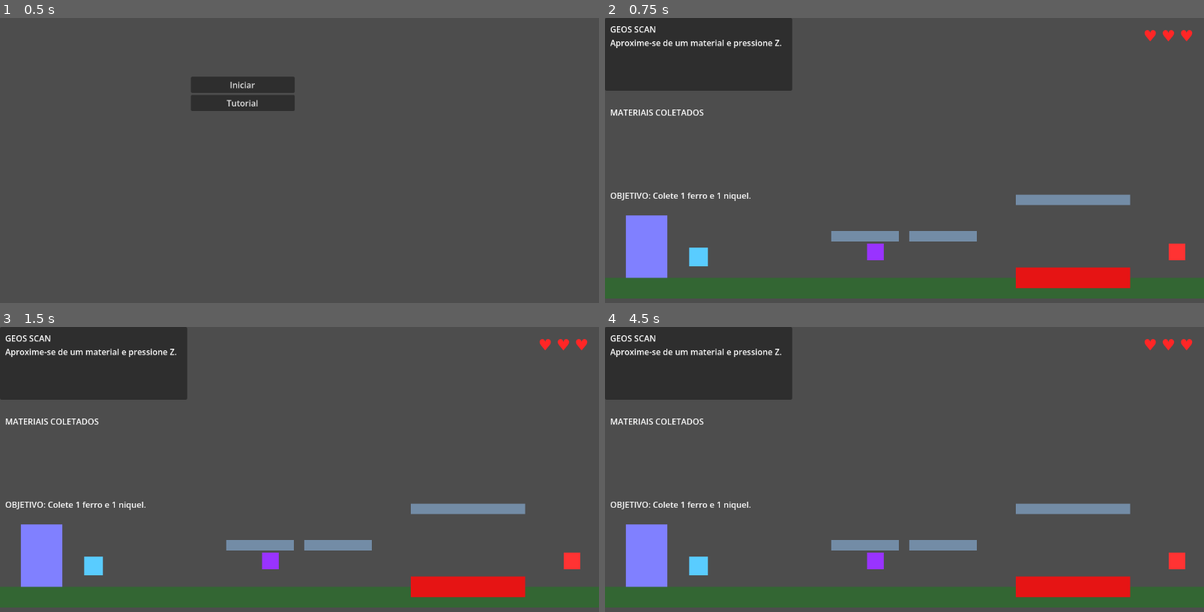
Above: before the commit, frames 1-4 (two rows, left to right).
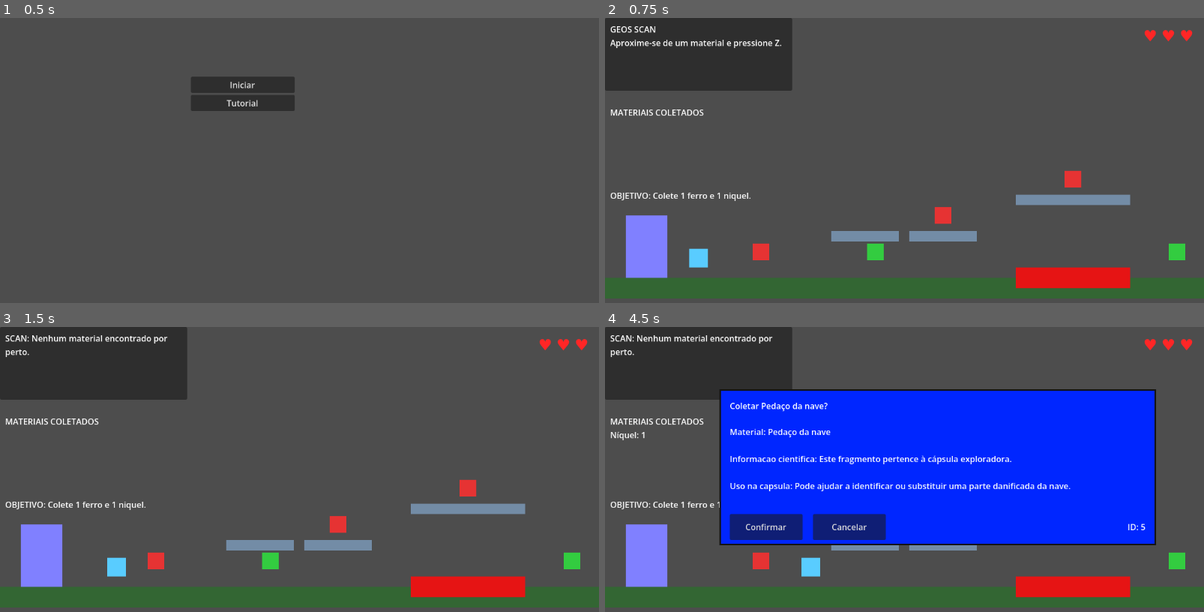
Above: after the commit, the same moments.

Repository: Solft2/Geos---Game-master
Game: Godot game, scene res://Scenes/Menu.tscn
Same seed, same stepped clock (60 frames per second), same inputs: the game is played once before the commit and once after it.
Inputs (mouse positions are in pixels of both pictures, inside the frame that each line leads up to):
- Up to frame 1 (0.5 s): no input
- Up to frame 2 (0.75 s): click "Iniciar" at 0.5 s
- Up to frame 3 (1.5 s): tap Z (interact) at 1.25, 1.35 s; hold Right (ui_right) from 1.28 s (still down)
- Up to frame 4 (4.5 s): tap Space (jump) at 1.52, 1.55, 1.82, 2.1, 2.27, 2.57, 3.05 s; tap Z (interact) at 2, 2.3, 2.75, 2.85, 4.25, 4.35 s; release Right (ui_right) at 2.78 s; hold Left (ui_left) 2.78-3.5 s; click (766, 526) at 3.5 s, where only the run after the commit has a clickable "Confirmar"; hold Right (ui_right) from 4.28 s (still down)

Frame 1 is identical in both runs. In frame 2, 0.9% of the frame differs, in the area x 14-97%, y 53-88%; in frame 3, 2.0%; in frame 4, 42%, in the area x 0-97%, y 2-88%.
Error before the commit: Parse Error: Unexpected "-" in class body. (res://scripts/main.gd:141)

Commit message:
box color and box id

Diff:
--- a/Scenes/Main.tscn
+++ b/Scenes/Main.tscn
@@ -32,6 +32,8 @@
 position = Vector2(1100, 450)
 script = ExtResource("3")
 item_name = "Ferro"
+material_id = 1
+info_box_color = Color(1, 0, 0, 1)
 scientific_info = "O ferro é um metal abundante e muito importante na estrutura da cápsula."
 repair_info = "Útil para reforçar a estrutura e os circuitos da cápsula."
 
@@ -43,12 +45,14 @@
 offset_top = -16.0
 offset_right = 16.0
 offset_bottom = 16.0
-color = Color(1, 0.2, 0.2, 1)
+color = Color(0.2, 0.8, 0.25, 1)
 
 [node name="NichelItem" type="Area2D" parent="."]
 position = Vector2(520, 450)
 script = ExtResource("3")
 item_name = "Níquel"
+material_id = 2
+info_box_color = Color(0, 0.15, 1, 1)
 scientific_info = "O níquel ajuda em resistência e endurecimento de materiais metálicos."
 repair_info = "Útil para reforçar ligas e conexões do sistema de reparo."
 
@@ -60,7 +64,70 @@
 offset_top = -16.0
 offset_right = 16.0
 offset_bottom = 16.0
-color = Color(0.6, 0.2, 1, 1)
+color = Color(0.2, 0.8, 0.25, 1)
+
+[node name="AcoItem" type="Area2D" parent="."]
+position = Vector2(650, 380)
+script = ExtResource("3")
+item_name = "Aço"
+material_id = 3
+info_box_color = Color(1, 0, 0, 1)
+useful_for_repair = true
+makes_sense_in_core = true
+scientific_info = "O aço é uma liga metálica formada principalmente por ferro e carbono."
+repair_info = "Pode ser usado para reforçar estruturas da cápsula."
+
+[node name="CollisionShape2D" type="CollisionShape2D" parent="AcoItem"]
+shape = SubResource("CircleShape2D_Item")
+
+[node name="Body" type="ColorRect" parent="AcoItem"]
+offset_left = -16.0
+offset_top = -16.0
+offset_right = 16.0
+offset_bottom = 16.0
+color = Color(0.9, 0.2, 0.2, 1)
+
+[node name="VidroItem" type="Area2D" parent="."]
+position = Vector2(900, 310)
+script = ExtResource("3")
+item_name = "Vidro"
+material_id = 4
+info_box_color = Color(1, 0, 0, 1)
+useful_for_repair = false
+makes_sense_in_core = false
+scientific_info = "O vidro é feito principalmente de sílica e pode ser transparente."
+repair_info = "Não é necessário para o reparo da cápsula."
+
+[node name="CollisionShape2D" type="CollisionShape2D" parent="VidroItem"]
+shape = SubResource("CircleShape2D_Item")
+
+[node name="Body" type="ColorRect" parent="VidroItem"]
+offset_left = -16.0
+offset_top = -16.0
+offset_right = 16.0
+offset_bottom = 16.0
+color = Color(0.9, 0.2, 0.2, 1)
+
+[node name="NaveItem" type="Area2D" parent="."]
+position = Vector2(300, 450)
+script = ExtResource("3")
+item_name = "Pedaço da nave"
+material_id = 5
+info_box_color = Color(0, 0.15, 1, 1)
+useful_for_repair = true
+makes_sense_in_core = false
+scientific_info = "Este fragmento pertence à cápsula exploradora."
+repair_info = "Pode ajudar a identificar ou substituir uma parte danificada da nave."
+
+[node name="CollisionShape2D" type="CollisionShape2D" parent="NaveItem"]
+shape = SubResource("CircleShape2D_Item")
+
+[node name="Body" type="ColorRect" parent="NaveItem"]
+offset_left = -16.0
+offset_top = -16.0
+offset_right = 16.0
+offset_bottom = 16.0
+color = Color(0.9, 0.2, 0.2, 1)
 
 [node name="HUD" type="CanvasLayer" parent="."]
 
@@ -111,7 +178,7 @@
 
 [node name="PickupDialog" type="Panel" parent="HUD"]
 visible = false
-modulate = Color(1, 1, 1, 0.9)
+modulate = Color(1, 1, 1, 1)
 offset_left = 220.0
 offset_top = 120.0
 offset_right = 1060.0
@@ -130,25 +197,35 @@
 offset_left = 20.0
 offset_top = 70.0
 offset_right = 820.0
-offset_bottom = 250.0
+offset_bottom = 225.0
 text = "Informacoes do material apareceram aqui."
 autowrap_mode = 3
 
 [node name="ConfirmButton" type="Button" parent="HUD/PickupDialog"]
 layout_mode = 0
-offset_left = 500.0
-offset_top = 260.0
-offset_right = 640.0
-offset_bottom = 310.0
+offset_left = 20.0
+offset_top = 240.0
+offset_right = 160.0
+offset_bottom = 290.0
 text = "Confirmar"
 
 [node name="CancelButton" type="Button" parent="HUD/PickupDialog"]
 layout_mode = 0
-offset_left = 660.0
-offset_top = 260.0
-offset_right = 800.0
-offset_bottom = 310.0
+offset_left = 180.0
+offset_top = 240.0
+offset_right = 320.0
+offset_bottom = 290.0
 text = "Cancelar"
+
+[node name="MaterialIdLabel" type="Label" parent="HUD/PickupDialog"]
+layout_mode = 0
+offset_left = 740.0
+offset_top = 245.0
+offset_right = 820.0
+offset_bottom = 285.0
+text = "ID: 1"
+horizontal_alignment = 2
+vertical_alignment = 1
 
 [node name="Exit" type="Area2D" parent="."]
 position = Vector2(80, 440)
--- a/scripts/main.gd
+++ b/scripts/main.gd
@@ -5,197 +5,142 @@
 
 var collected_items: Dictionary = {}
 var required_items: Dictionary = {
-    "Ferro": 1,
-    "Níquel": 1
+	"Ferro": 1,
+	"Níquel": 1
 }
 var pending_pickup: Area2D = null
 
 
 func _ready() -> void:
-    $Player.scan_message.connect(_on_scan_message)
-    $Player.material_collected.connect(_on_material_collected)
-    $Player.lives_changed.connect(_on_player_lives_changed)
+	$Player.scan_message.connect(_on_scan_message)
+	$Player.material_collected.connect(_on_material_collected)
+	$Player.lives_changed.connect(_on_player_lives_changed)
 
-    $Exit.body_entered.connect(_on_exit_body_entered)
-    $Hazard.body_entered.connect(_on_hazard_body_entered)
-    $HUD/PickupDialog/ConfirmButton.pressed.connect(_on_pickup_confirmed)
-    $HUD/PickupDialog/CancelButton.pressed.connect(_on_pickup_canceled)
+	$Exit.body_entered.connect(_on_exit_body_entered)
+	$Hazard.body_entered.connect(_on_hazard_body_entered)
+	$HUD/PickupDialog/ConfirmButton.pressed.connect(_on_pickup_confirmed)
+	$HUD/PickupDialog/CancelButton.pressed.connect(_on_pickup_canceled)
 
-    _on_player_lives_changed($Player.lives)
-    $HUD/ScanPanel/ScanLabel.text = (
-        "GEOS SCAN\nAproxime-se de um material e pressione E."
-    )
+	_on_player_lives_changed($Player.lives)
+	$HUD/ScanPanel/ScanLabel.text = (
+		"GEOS SCAN\nAproxime-se de um material e pressione Z."
+	)
 
-    hide_pickup_dialog()
-    update_inventory()
+	hide_pickup_dialog()
+	update_inventory()
 
 
 func _on_scan_message(message: String) -> void:
-    $HUD/ScanPanel/ScanLabel.text = message
+	$HUD/ScanPanel/ScanLabel.text = message
 
 
 func _on_player_lives_changed(lives: int) -> void:
-    var hearts := ""
+	var hearts := ""
 
-    for index in range(MAX_LIVES):
-        hearts += "♥ " if index < lives else "♡ "
+	for index in range(MAX_LIVES):
+		hearts += "♥ " if index < lives else "♡ "
 
-    $HUD/HeartsLabel.text = hearts.strip_edges()
+	$HUD/HeartsLabel.text = hearts.strip_edges()
 
 
 func _on_hazard_body_entered(body: Node2D) -> void:
-    if body == $Player:
-        $Player.take_damage()
+	if body == $Player:
+		$Player.take_damage()
 
 
 func _on_material_collected(item_name: String) -> void:
-    collected_items[item_name] = (
-        collected_items.get(item_name, 0) + 1
-    )
+	collected_items[item_name] = (
+		collected_items.get(item_name, 0) + 1
+	)
 
-    update_inventory()
+	update_inventory()
 
 
 func show_pickup_dialog(item: Area2D) -> void:
-    pending_pickup = item
-    $HUD/PickupDialog.visible = true
-    $HUD/PickupDialog/TitleLabel.text = "Coletar " + item.item_name + "?"
-    $HUD/PickupDialog/DetailsLabel.text = (
-        "Material: " + item.item_name + "\n\n"
-        + "Informacao cientifica: " + item.scientific_info + "\n\n"
-        + "Uso na capsula: " + item.repair_info
-    )
-    $HUD/ScanPanel/ScanLabel.text = (
+	pending_pickup = item
+	var dialog_style := StyleBoxFlat.new()
+	dialog_style.bg_color = item.info_box_color
+	dialog_style.border_color = Color(0.08, 0.08, 0.08, 1)
+	dialog_style.set_border_width_all(3)
+	$HUD/PickupDialog.add_theme_stylebox_override("panel", dialog_style)
+	$HUD/PickupDialog.visible = true
+	$HUD/PickupDialog/TitleLabel.text = "Coletar " + item.item_name + "?"
+	$HUD/PickupDialog/MaterialIdLabel.text = "ID: " + str(item.material_id)
+	$HUD/PickupDialog/DetailsLabel.text = (
+		"Material: " + item.item_name + "\n\n"
+		+ "Informacao cientifica: " + item.scientific_info + "\n\n"
+		+ "Uso na capsula: " + item.repair_info
+	)
+	$HUD/ScanPanel/ScanLabel.text = (
         "GEOS: Material identificado. Confirme a coleta."
-    )
+	)
 
 
 func hide_pickup_dialog() -> void:
-    pending_pickup = null
-    $HUD/PickupDialog.visible = false
+	pending_pickup = null
+	$HUD/PickupDialog.visible = false
 
 
 func _on_pickup_confirmed() -> void:
-    if pending_pickup != null:
-        pending_pickup.confirm_pickup($Player)
-        hide_pickup_dialog()
+	if pending_pickup != null:
+		pending_pickup.confirm_pickup($Player)
+		hide_pickup_dialog()
 
 
 func _on_pickup_canceled() -> void:
-    $HUD/ScanPanel/ScanLabel.text = (
+	$HUD/ScanPanel/ScanLabel.text = (
         "Coleta cancelada. Continue explorando."
-    )
-    hide_pickup_dialog()
+	)
+	hide_pickup_dialog()
 
 
 func update_inventory() -> void:
-    var inventory_text := "MATERIAIS COLETADOS\n"
+	var inventory_text := "MATERIAIS COLETADOS\n"
 
-    for item_name in collected_items:
-        inventory_text += (
-            item_name + ": "
-            + str(collected_items[item_name]) + "\n"
-        )
+	for item_name in collected_items:
+		inventory_text += (
+			item_name + ": "
+			+ str(collected_items[item_name]) + "\n"
+		)
 
-    $HUD/InventoryLabel.text = inventory_text
+	$HUD/InventoryLabel.text = inventory_text
 
-    var objective_complete := true
+	var objective_complete := true
 
-    for item_name in required_items:
-        if collected_items.get(item_name, 0) < required_items[item_name]:
-            objective_complete = false
+	for item_name in required_items:
+		if collected_items.get(item_name, 0) < required_items[item_name]:
+			objective_complete = false
 
-    if objective_complete:
-        $HUD/ObjectiveLabel.text = (
-            "OBJETIVO: Ferro e niquel coletados! "
-            + "Encontre a saida."
-        )
-    else:
-        $HUD/ObjectiveLabel.text = (
-            "OBJETIVO: Colete 1 ferro e 1 niquel."
-        )
+	if objective_complete:
+		$HUD/ObjectiveLabel.text = (
+			"OBJETIVO: Ferro e niquel coletados! "
+			+ "Encontre a saida."
+		)
+	else:
+		$HUD/ObjectiveLabel.text = (
+			"OBJETIVO: Colete 1 ferro e 1 niquel."
+		)
 
 
 func _on_exit_body_entered(body: Node2D) -> void:
-    if body != $Player:
-        return
+	if body != $Player:
+		return
 
-    var objective_complete := true
+	var objective_complete := true
 
-    for item_name in required_items:
-        if collected_items.get(item_name, 0) < required_items[item_name]:
-            objective_complete = false
+	for item_name in required_items:
+		if collected_items.get(item_name, 0) < required_items[item_name]:
+			objective_complete = false
 
-    if objective_complete:
-        $HUD/ObjectiveLabel.text = (
-            "FASE CONCLUIDA! Capsula pronta para o reparo."
-        )
-        $HUD/ScanPanel/ScanLabel.text = (
-            "GEOS: Amostras registradas. "
-            + "Prepare-se para explorar o manto!"
-        )
-    else:
-        $HUD/ScanPanel/ScanLabel.text = (
-            "Ainda faltam materiais para completar a missao."
-        )
-----------------------+++++++++++++++++============================
-
-extends Node2D
-
-var collected_items: Dictionary = {}
-
-func _ready() -> void:
-
-    $Player.red_box_opened.connect(_on_red_box_opened)
-    $Player.blue_box_opened.connect(_on_blue_box_opened)
-    $Player.material_collected.connect(_on_material_collected)
-
-    # Esconde as caixas no início
-    $HUD/RedPanel.hide()
-    $HUD/BluePanel.hide()
-
-    $HUD/ObjectiveLabel.text = "OBJETIVO: Investigue as amostras!"
-
-    update_inventory()
-
-
-func _on_red_box_opened(message: String) -> void:
-
-    if message.is_empty():
-        $HUD/RedPanel.hide()
-        return
-
-    $HUD/RedPanel.show()
-    $HUD/RedLabel.text = message
-
-
-func _on_blue_box_opened(message: String) -> void:
-
-    if message.is_empty():
-        $HUD/BluePanel.hide()
-        return
-
-    $HUD/BluePanel.show()
-    $HUD/BlueLabel.text = message
-
-
-func _on_material_collected(item_name: String) -> void:
-
-    collected_items[item_name] = (
-        collected_items.get(item_name, 0) + 1
-    )
-
-    update_inventory()
-
-
-func update_inventory() -> void:
-
-    var inventory_text = "AMOSTRAS COLETADAS\n"
-
-    for item_name in collected_items:
-        inventory_text += (
-            item_name + ": " +
-            str(collected_items[item_name]) + "\n"
-        )
-
-    $HUD/InventoryLabel.text = inventory_text
+	if objective_complete:
+		$HUD/ObjectiveLabel.text = (
+			"FASE CONCLUIDA! Capsula pronta para o reparo."
+		)
+		$HUD/ScanPanel/ScanLabel.text = (
+			"GEOS: Amostras registradas. "
+			+ "Prepare-se para explorar o manto!"
+		)
+	else:
+		$HUD/ScanPanel/ScanLabel.text = (
+			"Ainda faltam materiais para completar a missao."
+		)
--- a/scripts/material.gd
+++ b/scripts/material.gd
@@ -2,8 +2,10 @@
 extends Area2D
 
 @export var item_name: String = "Ferro"
+@export var material_id: int = 0
 @export var useful_for_repair: bool = true
 @export var makes_sense_in_core: bool = true
+@export var info_box_color: Color = Color(1, 0.2, 0.2, 1)
 @export_multiline var scientific_info: String = ""
 @export_multiline var repair_info: String = ""
 
@@ -41,43 +43,6 @@
         + "Presenca no nucleo: " + location_text + "\n"
         + "Informacao cientifica: " + scientific_info
     )
--------------------------------------- +++++++ -------------------------------------
-
-extends Area2D
-
-@export var item_name: String = "Ferro"
-
-@export_multiline var red_info: String = """
-AMOSTRA ENCONTRADA!
-
-Foi identificado um material metálico.
-Ele pode estar relacionado à composição
-do núcleo terrestre.
-
-Faça a análise inicial!
-"""
-
-@export_multiline var blue_info: String = """
-ANÁLISE AVANÇADA!
-
-O material apresenta propriedades
-magnéticas e pode participar da
-produção de ligas metálicas.
-
-Consulte o manual para descobrir
-qual é o material!
-"""
-
-func _ready() -> void:
-    add_to_group("materials")
-
-
-func interact(player: Node) -> void:
-    player.start_investigation(self)
-
-
-func collect() -> void:
-    queue_free()
     player.scan_message.emit(report)
     player.add_material(item_name)
     queue_free()
--- a/scripts/player.gd
+++ b/scripts/player.gd
@@ -18,238 +18,83 @@
 
 
 func _ready() -> void:
-    var interaction_area = $InteractionArea
-    interaction_area.area_entered.connect(_on_area_entered)
-    interaction_area.area_exited.connect(_on_area_exited)
+	var interaction_area = $InteractionArea
+	interaction_area.area_entered.connect(_on_area_entered)
+	interaction_area.area_exited.connect(_on_area_exited)
 
 
 func _physics_process(delta: float) -> void:
-    damage_cooldown = maxf(damage_cooldown - delta, 0.0)
+	damage_cooldown = maxf(damage_cooldown - delta, 0.0)
 
-    # Aplica a gravidade quando o personagem está no ar.
-    if not is_on_floor():
-        velocity.y += gravity * delta
+	# Aplica a gravidade quando o personagem está no ar.
+	if not is_on_floor():
+		velocity.y += gravity * delta
 
-    # Movimentação horizontal.
-    var direction := Input.get_axis("ui_left", "ui_right")
-    velocity.x = direction * speed
+	# Movimentação horizontal.
+	var direction := Input.get_axis("ui_left", "ui_right")
+	velocity.x = direction * speed
 
-    # Pulo.
-    if Input.is_action_just_pressed("jump") and is_on_floor():
-        velocity.y = jump_velocity
+	# Pulo.
+	if Input.is_action_just_pressed("jump") and is_on_floor():
+		velocity.y = jump_velocity
 
-    move_and_slide()
+	move_and_slide()
 
-    # Interação com materiais.
-    if Input.is_action_just_pressed("interact"):
-        scan_and_collect()
+	# Interação com materiais.
+	if Input.is_action_just_pressed("interact"):
+		scan_and_collect()
 
 
 func _on_area_entered(area: Area2D) -> void:
-    if area.is_in_group("materials"):
-        if not nearby_items.has(area):
-            nearby_items.append(area)
+	if area.is_in_group("materials"):
+		if not nearby_items.has(area):
+			nearby_items.append(area)
 
 
 func _on_area_exited(area: Area2D) -> void:
-    nearby_items.erase(area)
+	nearby_items.erase(area)
 
 
 func scan_and_collect() -> void:
-    nearby_items = nearby_items.filter(
-        func(item): return is_instance_valid(item)
-    )
+	nearby_items = nearby_items.filter(
+		func(item): return is_instance_valid(item)
+	)
 
-    if nearby_items.is_empty():
-        scan_message.emit(
+	if nearby_items.is_empty():
+		scan_message.emit(
             "SCAN: Nenhum material encontrado por perto."
-        )
-        return
+		)
+		return
 
-    var nearest_item: Area2D = null
-    var nearest_distance: float = INF
+	var nearest_item: Area2D = null
+	var nearest_distance: float = INF
 
-    for item in nearby_items:
-        var distance = global_position.distance_to(
-            item.global_position
-        )
+	for item in nearby_items:
+		var distance = global_position.distance_to(
+			item.global_position
+		)
 
-        if distance < nearest_distance:
-            nearest_distance = distance
-            nearest_item = item
+		if distance < nearest_distance:
+			nearest_distance = distance
+			nearest_item = item
 
-    if nearest_item != null:
-        nearest_item.request_pickup(self)
+	if nearest_item != null:
+		nearest_item.request_pickup(self)
 
 
 func add_material(item_name: String) -> void:
-    inventory[item_name] = inventory.get(item_name, 0) + 1
-    material_collected.emit(item_name)
+	inventory[item_name] = inventory.get(item_name, 0) + 1
+	material_collected.emit(item_name)
 
 
 func has_material(item_name: String) -> bool:
-    return inventory.get(item_name, 0) > 0
+	return inventory.get(item_name, 0) > 0
 
 
 func take_damage() -> void:
-    if lives <= 0 or damage_cooldown > 0.0:
-        return
+	if lives <= 0 or damage_cooldown > 0.0:
+		return
 
-    lives -= 1
-    damage_cooldown = 1.0
-    lives_changed.emit(lives)
--------------------------------------------------- +++++++++++++++++=----------------------------
-
-extends CharacterBody2D
-
-signal red_box_opened(message: String)
-signal blue_box_opened(message: String)
-signal material_collected(item_name: String)
-
-@export var speed: float = 220.0
-@export var jump_velocity: float = -380.0
-
-var gravity: float = 980.0
-
-var nearby_items: Array[Area2D] = []
-var current_item: Area2D = null
-
-var red_analyzed: bool = false
-var blue_analyzed: bool = false
-
-var inventory: Dictionary = {}
-
-
-func _ready() -> void:
-    $InteractionArea.area_entered.connect(_on_area_entered)
-    $InteractionArea.area_exited.connect(_on_area_exited)
-
-
-func _physics_process(delta: float) -> void:
-
-    # Gravidade
-    if not is_on_floor():
-        velocity.y += gravity * delta
-
-    # Movimento
-    var direction := Input.get_axis("ui_left", "ui_right")
-    velocity.x = direction * speed
-
-    # Pulo
-    if Input.is_action_just_pressed("jump") and is_on_floor():
-        velocity.y = jump_velocity
-
-    move_and_slide()
-
-    # Ações de investigação
-    if Input.is_action_just_pressed("interact"):
-        scan_material()
-
-    if Input.is_action_just_pressed("analyze"):
-        analyze_material()
-
-    if Input.is_action_just_pressed("collect"):
-        collect_material()
-
-
-func _on_area_entered(area: Area2D) -> void:
-    if area.is_in_group("materials"):
-        if not nearby_items.has(area):
-            nearby_items.append(area)
-
-
-func _on_area_exited(area: Area2D) -> void:
-    nearby_items.erase(area)
-
-    if current_item == area:
-        current_item = null
-        red_analyzed = false
-        blue_analyzed = false
-
-
-func get_nearest_material() -> Area2D:
-    nearby_items = nearby_items.filter(
-        func(item): return is_instance_valid(item)
-    )
-
-    var nearest: Area2D = null
-    var nearest_distance: float = INF
-
-    for item in nearby_items:
-        var distance = global_position.distance_to(
-            item.global_position
-        )
-
-        if distance < nearest_distance:
-            nearest_distance = distance
-            nearest = item
-
-    return nearest
-
-
-# Z - Abre a caixa vermelha
-func scan_material() -> void:
-
-    if current_item == null:
-        current_item = get_nearest_material()
-
-    if current_item == null:
-        red_box_opened.emit(
-            "Nenhuma amostra encontrada por perto."
-        )
-        return
-
-    red_analyzed = true
-    blue_analyzed = false
-
-    blue_box_opened.emit("")
-
-    red_box_opened.emit(current_item.red_info)
-
-
-# X - Abre a caixa azul
-func analyze_material() -> void:
-
-    if current_item == null:
-        red_box_opened.emit(
-            "Encontre uma amostra antes de utilizar o Analyzer."
-        )
-        return
-
-    if not red_analyzed:
-        red_box_opened.emit(
-            "Faça primeiro a análise inicial pressionando Z."
-        )
-        return
-
-    blue_analyzed = true
-    blue_box_opened.emit(current_item.blue_info)
-
-
-# C - Coleta a amostra
-func collect_material() -> void:
-
-    if current_item == null:
-        return
-
-    if not red_analyzed or not blue_analyzed:
-        red_box_opened.emit(
-            "Você precisa realizar as duas análises antes de coletar!"
-        )
-        return
-
-    var item_name: String = current_item.item_name
-
-    inventory[item_name] = inventory.get(item_name, 0) + 1
-
-    material_collected.emit(item_name)
-
-    current_item.collect()
-
-    current_item = null
-    red_analyzed = false
-    blue_analyzed = false
-
-
-func has_material(item_name: String) -> bool:
-    return inventory.get(item_name, 0) > 0
+	lives -= 1
+	damage_cooldown = 1.0
+	lives_changed.emit(lives)
